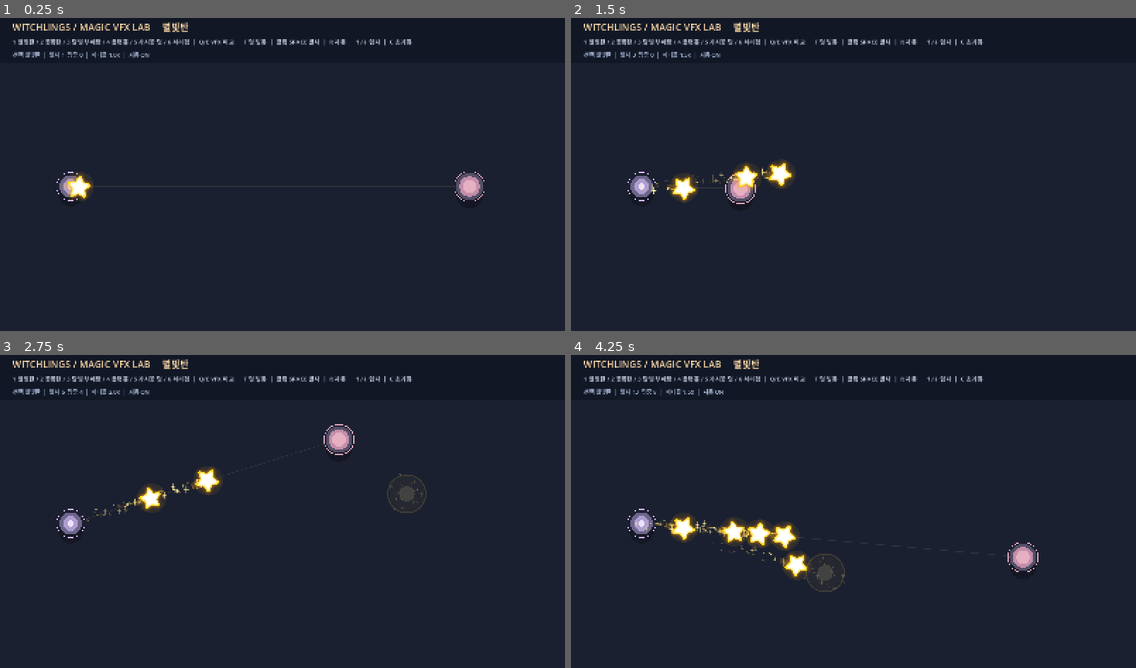
Above: before the commit, frames 1-4 (two rows, left to right).
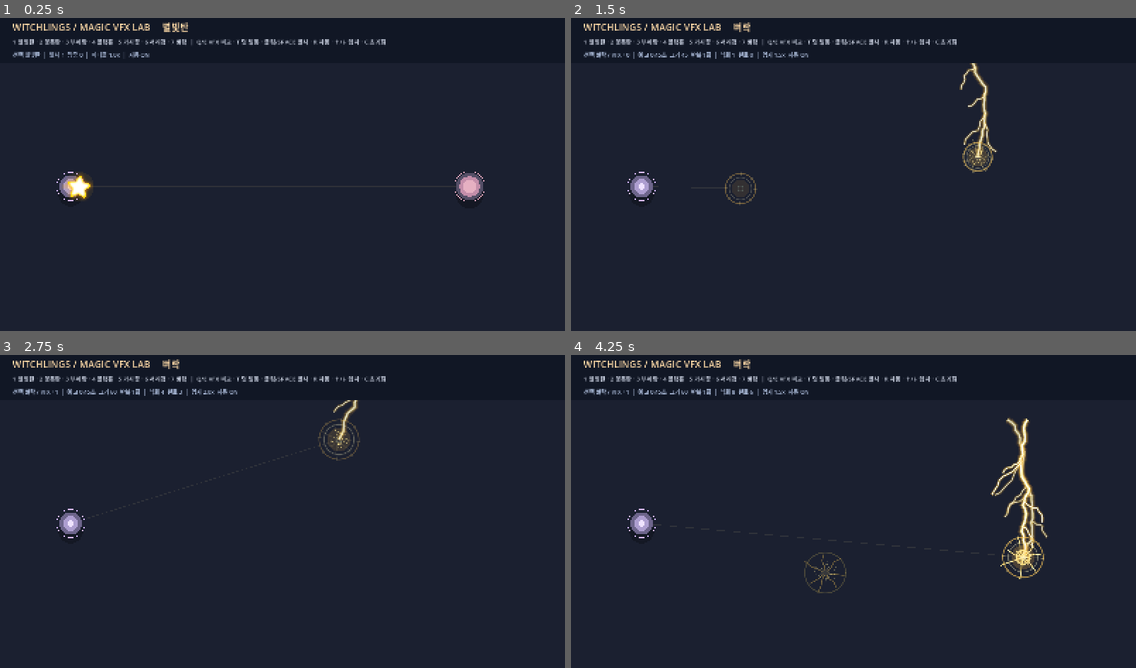
Above: after the commit, the same moments.

Repository: LittleEvasn/Test-Room
Game: Godot game, scene res://scenes/main.tscn
Same seed, same stepped clock (60 frames per second), same inputs: the game is played once before the commit and once after it.
Inputs (mouse positions are in pixels of both pictures, inside the frame that each line leads up to):
- Up to frame 1 (0.25 s): no input
- Up to frame 2 (1.5 s): tap Enter at 0.5 s; move the mouse to (977, 155) at 0.52 s; hold Up 0.53-1.25 s; tap 7 at 0.6 s; click (977, 155) at 0.67 s; tap Space at 0.77, 1.07 s; tap C at 0.8 s; drag from (740, 187) to (825, 237) at 1.27 s
- Up to frame 3 (2.75 s): move the mouse to (339, 439) at 2.02 s; hold Up from 2.03 s (still down); tap Q at 2.1 s; click (339, 439) at 2.17 s; tap E at 2.3 s
- Up to frame 4 (4.25 s): release Up at 2.75 s; drag from (825, 574) to (684, 461) at 2.77 s; move the mouse to (1023, 558) at 3.52 s; hold Down from 3.53 s (still down); tap Space at 3.6, 3.77, 4.07 s; click (1023, 558) at 3.67 s; tap 7 at 3.8 s

The runs differ from the first frame. In frame 1, 0.7% of the frame differs, in the area x 6-73%, y 6-10%; in frame 2, 3.3%; in frame 3, 2.8%; in frame 4, 4.9%, in the area x 4-85%, y 1-77%.

Commit message:
Register thunder as VFX lab spell 7 with warning/strike counters and Q/E visual tiers

Diff:
--- a/scripts/main.gd
+++ b/scripts/main.gd
@@ -1,5 +1,5 @@
 extends Node2D
-## 별빛탄/꽃폭탄/달빛 부메랑/블랙홀/가시꽃 덫/서리검 VFX 독립 실험실. 본게임과 별개다.
+## 별빛탄/꽃폭탄/달빛 부메랑/블랙홀/가시꽃 덫/서리검/벼락 VFX 독립 실험실. 본게임과 별개다.
 
 const BOLT_SCRIPT = preload("res://scripts/star_bolt.gd")
 const IMPACT_SCRIPT = preload("res://scripts/impact_burst.gd")
@@ -10,6 +10,7 @@
 const BLACK_HOLE_SCRIPT = preload("res://scripts/vortex_black_hole.gd")
 const THORN_SCRIPT = preload("res://scripts/thorn_trap.gd")
 const ICE_SWORD_SCRIPT = preload("res://scripts/ice_sword_vfx.gd")
+const THUNDER_SCRIPT = preload("res://scripts/thunder_vfx.gd")
 
 const SCREEN_SIZE := Vector2(1600.0, 900.0)
 const START_POINT := Vector2(200.0, 490.0)
@@ -23,7 +24,7 @@
 var particle_multiplier := 1.0
 var fired_count := 0
 var impact_count := 0
-var selected_spell := 0 # 0 별빛탄 / 1 꽃폭탄 / 2 달빛 부메랑 / 3 블랙홀 / 4 가시꽃 덫 / 5 서리검
+var selected_spell := 0 # 0 별빛탄 / 1 꽃폭탄 / 2 달빛 부메랑 / 3 블랙홀 / 4 가시꽃 덫 / 5 서리검 / 6 벼락
 var bloom_rank := 0
 var black_hole_rank := 0
 var black_hole_ticks := 0
@@ -35,6 +36,9 @@
 var ice_sword_rank := 0
 var ice_sword_swings := 0
 var ice_sword_finished := 0
+var thunder_rank := 0
+var thunder_strikes := 0
+var thunder_finished := 0
 
 var title_label: Label
 var info_label: Label
@@ -49,7 +53,7 @@
 	if autofire:
 		fire_clock -= delta
 		if fire_clock <= 0.0:
-			fire_clock = 5.2 if selected_spell == 3 else (2.6 if selected_spell == 4 else (1.15 if selected_spell == 5 else fire_interval))
+			fire_clock = _auto_interval()
 			shoot()
 	var spell_name := _spell_name()
 	if selected_spell == 3:
@@ -77,6 +81,12 @@
 			spell_name, ice_sword_rank, float(ICE_SWORD_SCRIPT.SCATTERS[ice_sword_rank]),
 			ice_sword_swings, ice_sword_finished, particle_multiplier, "ON" if autofire else "OFF"
 		]
+	elif selected_spell == 6:
+		status_label.text = "선택 %s / VFX +%d  |  예고 0.45초  크기 %.0f  반복 %d회  |  낙뢰 %d  완료 %d  |  입자 %.1fx  자동 %s" % [
+			spell_name, thunder_rank, float(THUNDER_SCRIPT.RADII[thunder_rank]),
+			int(THUNDER_SCRIPT.PULSES[thunder_rank]), thunder_strikes, thunder_finished,
+			particle_multiplier, "ON" if autofire else "OFF"
+		]
 	else:
 		var rank_str := "" if selected_spell != 1 else "  |  꽃폭탄 +%d (폭발 반경 %.0f)" % [bloom_rank, BLOOM_RADII[bloom_rank]]
 		status_label.text = "선택 %s%s  |  발사 %d  명중 %d  |  파티클 %.1fx  |  자동 %s" % [
@@ -84,8 +94,18 @@
 		]
 	queue_redraw()
 
+func _auto_interval() -> float:
+	match selected_spell:
+		3: return 5.2
+		4: return 2.6
+		5: return 1.15
+		6:
+			# Avoid overlapping auto pulses at +2/+3 while reviewing one strike.
+			return 1.55 if thunder_rank <= 1 else (2.20 if thunder_rank == 2 else 2.85)
+	return fire_interval
+
 func shoot(replace_hole: bool = false) -> void:
-	var active_count := get_tree().get_nodes_in_group("vfx_bolt …(231 unchanged characters)… t_nodes_in_group("vfx_ice_sword").size()
+	var active_count := get_tree().get_nodes_in_group("vfx_bolt …(231 unchanged characters)… t_nodes_in_group("vfx_ice_sword").size() + get_tree().get_nodes_in_group("vfx_thunder").size()
 	if active_count >= 50:
 		return
 	if selected_spell == 0:
@@ -131,6 +151,14 @@
 		sword.add_to_group("vfx_ice_sword")
 		sword.finished.connect(_on_ice_sword_finished)
 		ice_sword_swings += 1
+	elif selected_spell == 6:
+		# Ground-targeted lightning VFX only. No combat collision or damage.
+		var lightning = THUNDER_SCRIPT.new()
+		lightning.configure(target_point, particle_multiplier, thunder_rank)
+		add_child(lightning)
+		lightning.add_to_group("vfx_thunder")
+		lightning.struck.connect(_on_thunder_struck)
+		lightning.finished.connect(_on_thunder_finished)
 	else:
 		# Unlike the black-hole preview, multiple deployed thorn traps are allowed.
 		if get_tree().get_nodes_in_group("vfx_thorn").size() >= 12:
@@ -179,6 +207,12 @@
 
 func _on_ice_sword_finished(_point: Vector2) -> void:
 	ice_sword_finished += 1
+
+func _on_thunder_struck(_point: Vector2) -> void:
+	thunder_strikes += 1
+
+func _on_thunder_finished(_point: Vector2) -> void:
+	thunder_finished += 1
 
 func _on_thorn_deployed(_point: Vector2, _radius: float) -> void:
 	thorn_deploys += 1
@@ -215,6 +249,7 @@
 		3: return "소용돌이 씨앗(블랙홀)"
 		4: return "가시꽃 덫"
 		5: return "서리검"
+		6: return "벼락"
 	return "미지의 마법"
 
 func _unhandled_input(event: InputEvent) -> void:
@@ -245,6 +280,9 @@
 			KEY_6, KEY_KP_6:
 				selected_spell = 5
 				_update_title()
+			KEY_7, KEY_KP_7:
+				selected_spell = 6
+				_update_title()
 			KEY_Q:
 				if selected_spell == 3:
 					black_hole_rank = maxi(0, black_hole_rank - 1)
@@ -254,6 +292,8 @@
 					thorn_rank = maxi(0, thorn_rank - 1)
 				elif selected_spell == 5:
 					ice_sword_rank = maxi(0, ice_sword_rank - 1)
+				elif selected_spell == 6:
+					thunder_rank = maxi(0, thunder_rank - 1)
 			KEY_E:
 				if selected_spell == 3:
 					black_hole_rank = mini(3, black_hole_rank + 1)
@@ -263,6 +303,8 @@
 					thorn_rank = mini(3, thorn_rank + 1)
 				elif selected_spell == 5:
 					ice_sword_rank = mini(3, ice_sword_rank + 1)
+				elif selected_spell == 6:
+					thunder_rank = mini(3, thunder_rank + 1)
 			KEY_SPACE:
 				shoot(true)
 			KEY_T:
@@ -274,7 +316,7 @@
 			KEY_DOWN, KEY_MINUS, KEY_KP_SUBTRACT:
 				particle_multiplier = maxf(0.0, particle_multiplier - 0.5)
 			KEY_C:
-				for group_name in ["vfx_bolt", "vfx_bloom", "vfx_moon", "vfx_hole", "vfx_thorn", "vfx_ice_sword"]:
+				for group_name in ["vfx_bolt", "vfx_bloom", "vfx_moon", "vfx_hole", "vfx_thorn", "vfx_ice_sword", "vfx_thunder"]:
 					for projectile in get_tree().get_nodes_in_group(group_name):
 						projectile.queue_free()
 				# 이미 생성된 폭발은 자연스럽게 사라진다.
@@ -287,6 +329,8 @@
 				thorn_finished = 0
 				ice_sword_swings = 0
 				ice_sword_finished = 0
+				thunder_strikes = 0
+				thunder_finished = 0
 
 func _draw() -> void:
 	draw_rect(Rect2(Vector2.ZERO, SCREEN_SIZE), Color("1b2030"), true)
@@ -295,7 +339,14 @@
 	for y in range(140, 901, 80):
 		draw_line(Vector2(0, y), Vector2(1600, y), Color(0.62, 0.70, 0.9, 0.065), 1.0)
 
-	var aiming_color := Color("ffd98e") if selected_spell == 0 else (Color("f4a6c4") if selected_spell == 1 else (Color("c6b7ff") if selected_spell == 2 else (Color("a38cff") if selected_spell == 3 else (Color("ecadd2") if selected_spell == 4 else Color("8ceaff")))))
+	var aiming_color := Color("ffd98e")
+	match selected_spell:
+		1: aiming_color = Color("f4a6c4")
+		2: aiming_color = Color("c6b7ff")
+		3: aiming_color = Color("a38cff")
+		4: aiming_color = Color("ecadd2")
+		5: aiming_color = Color("8ceaff")
+		6: aiming_color = Color("ffe7a3")
 	draw_line(START_POINT, target_point, Color(aiming_color, 0.09), 2.0)
 	draw_circle(START_POINT + Vector2(0, 22), 35.0, Color(0, 0, 0, 0.24))
 	draw_circle(START_POINT, 32.0, Color("6d658b"))
@@ -312,7 +363,7 @@
 		if selected_spell == 1:
 			draw_arc(target_point, BLOOM_RADII[bloom_rank], 0.0, TAU, 64, Color(1.0, 0.65, 0.75, 0.28), 1.5, true)
 	else:
-		# 블랙홀/가시꽃/서리검에는 분홍색 표적 모형을 그리지 않는다.
+		# 블랙홀/가시꽃/서리검/벼락에는 분홍색 표적 모형을 그리지 않는다.
 		draw_arc(target_point, 8.0, 0.0, TAU, 24, Color(0.58, 0.80, 0.77, 0.28), 1.5, true)
 
 func _create_hud() -> void:
@@ -332,7 +383,7 @@
 	_update_title()
 
 	info_label = Label.new()
-	info_label.text = "1 별빛탄 / 2 꽃폭탄 / 3 달빛 부메랑 / 4 블랙홀 / 5 가시꽃 덫 / 6 서리검  |  Q/E VFX 비교  |  T 덫 발동  |  클릭·SPACE 발사  |  R 자동  |  ↑/↓ 입자  |  C 초기화"
+	info_label.text = "1 별빛탄 · 2 꽃폭탄 · 3 부메랑 · 4 블랙홀 · 5 가시꽃 · 6 서리검 · 7 벼락  |  Q/E VFX 비교 · T 덫 발동 · 클릭/SPACE 발사 · R 자동 · ↑/↓ 입자 · C 초기화"
 	info_label.position = Vector2(36, 66)
 	info_label.add_theme_font_size_override("font_size", 17)
 	info_label.add_theme_color_override("font_color", Color("c9d0e0"))
